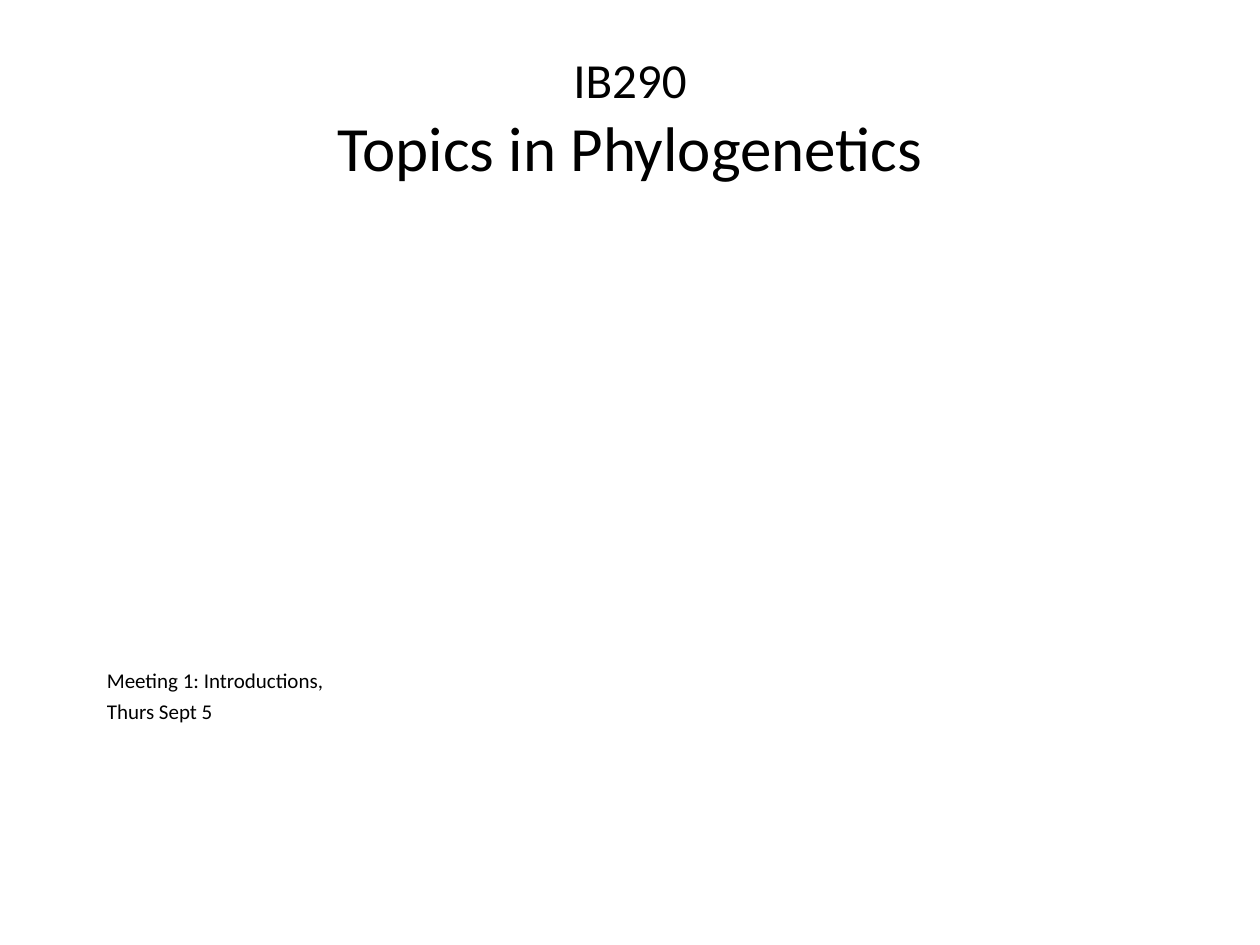
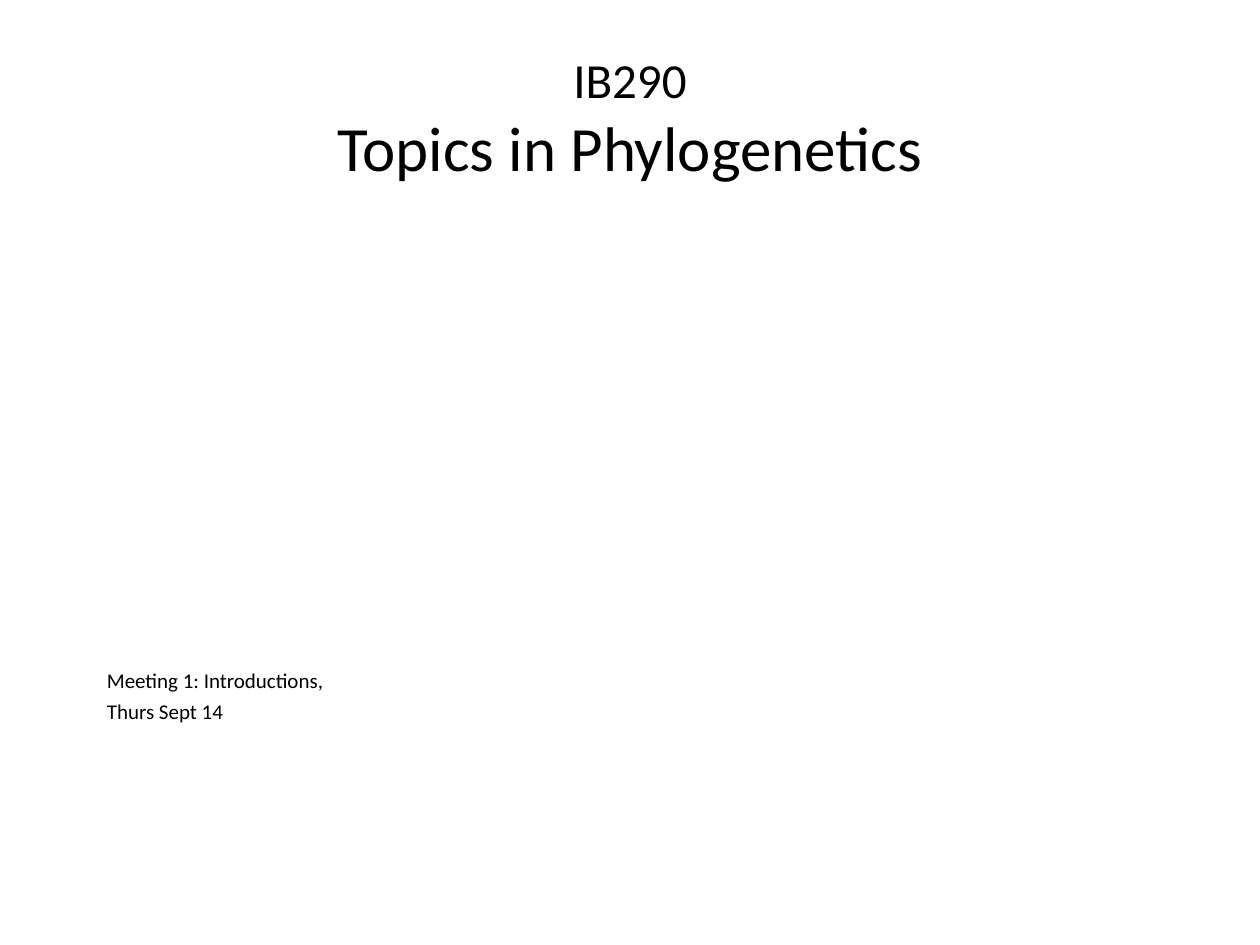
Before and after one commit to crothfels/PhyloSeminar, a slide deck: slide 1 of years/2020/presentations/Mtg01_intro.ppt. Drawn at 1260x945 pixels with LibreOffice and Linux fonts; fonts in the diff are those of the drawing. Boxes give left, top, right and bottom in pixels: in the first picture for what was removed or moved away, otherwise in the second. Text is boxed around its words. In the diff, an @@ line names an element or a change of style, - is before the commit and + after.

```diff
--- a/years/2020/presentations/Mtg01_intro.ppt
+++ b/years/2020/presentations/Mtg01_intro.ppt
@@ text at box(107, 704, 223, 723): text changed @@
-Thurs Sept 5
+Thurs Sept 14
```
Also in this commit, not shown: 4 other slides changed, 1 slide added.
